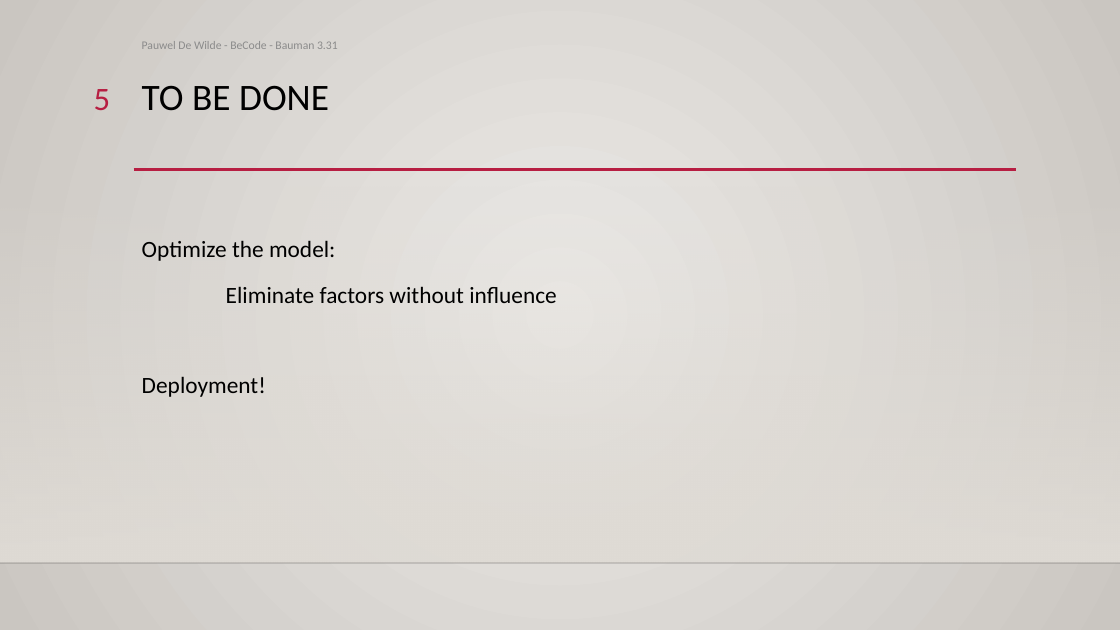
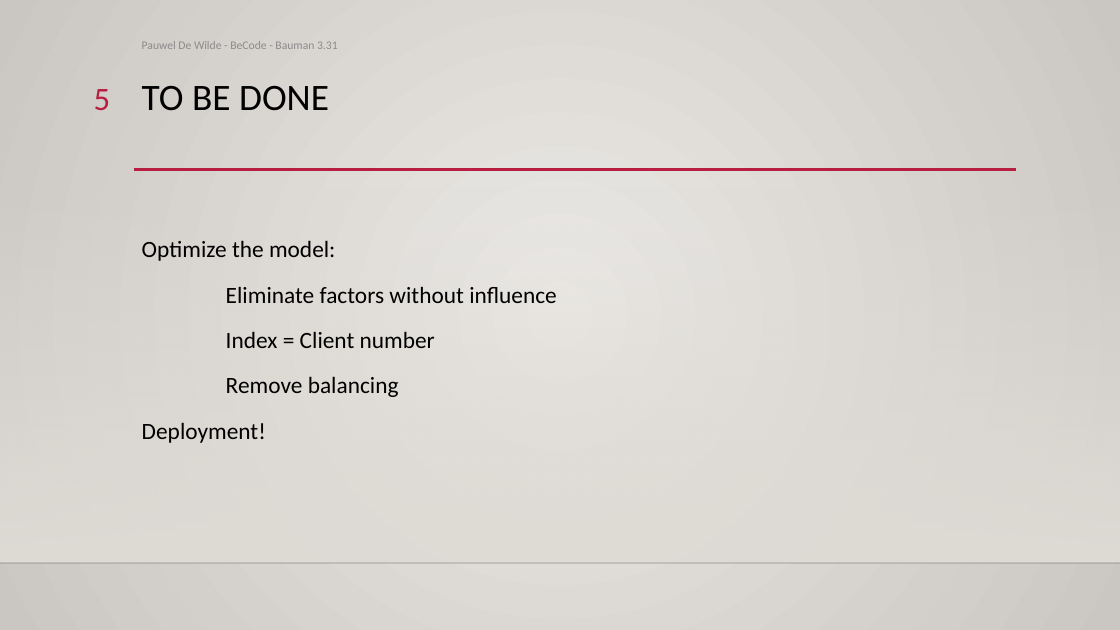
Before and after one commit to Pauwel1/Churn_Deployment, a slide deck: slide 5 of Bank Churners Demo.pptx. Drawn at 1120x630 pixels with LibreOffice and Linux fonts; fonts in the diff are those of the drawing; background and template pictures are left out. Boxes give left, top, right and bottom in pixels: in the first picture for what was removed or moved away, otherwise in the second. Text is boxed around its words. In the diff, an @@ line names an element or a change of style, - is before the commit and + after.

```diff
--- a/Bank Churners Demo.pptx
+++ b/Bank Churners Demo.pptx
@@ text at (x1=226, y1=331, x2=435, y2=397): paragraphs added @@
+Index = Client number
+Remove balancing
```
Also in this commit, not shown: 2 other slides changed, 2 other files.
